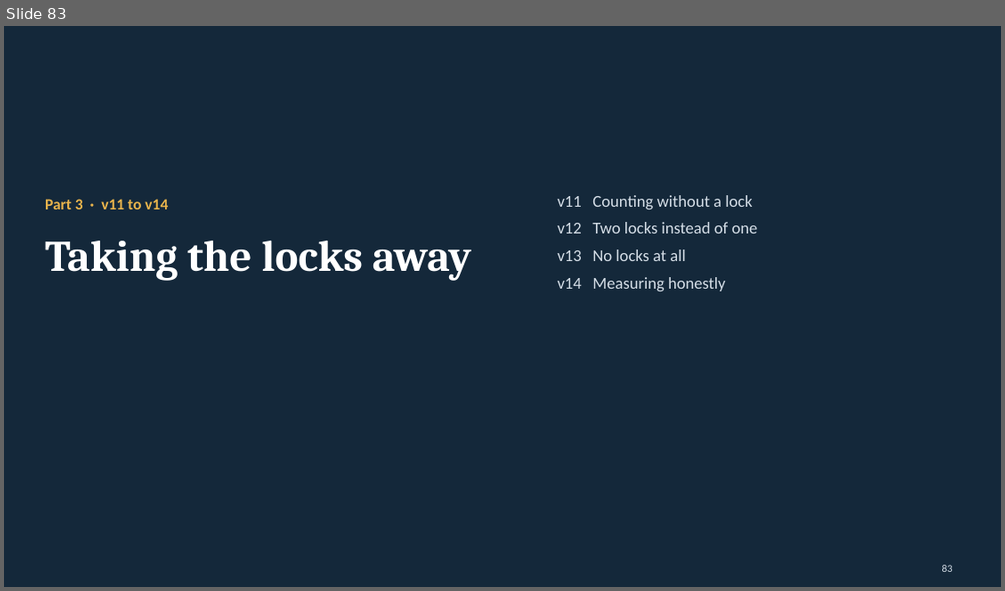
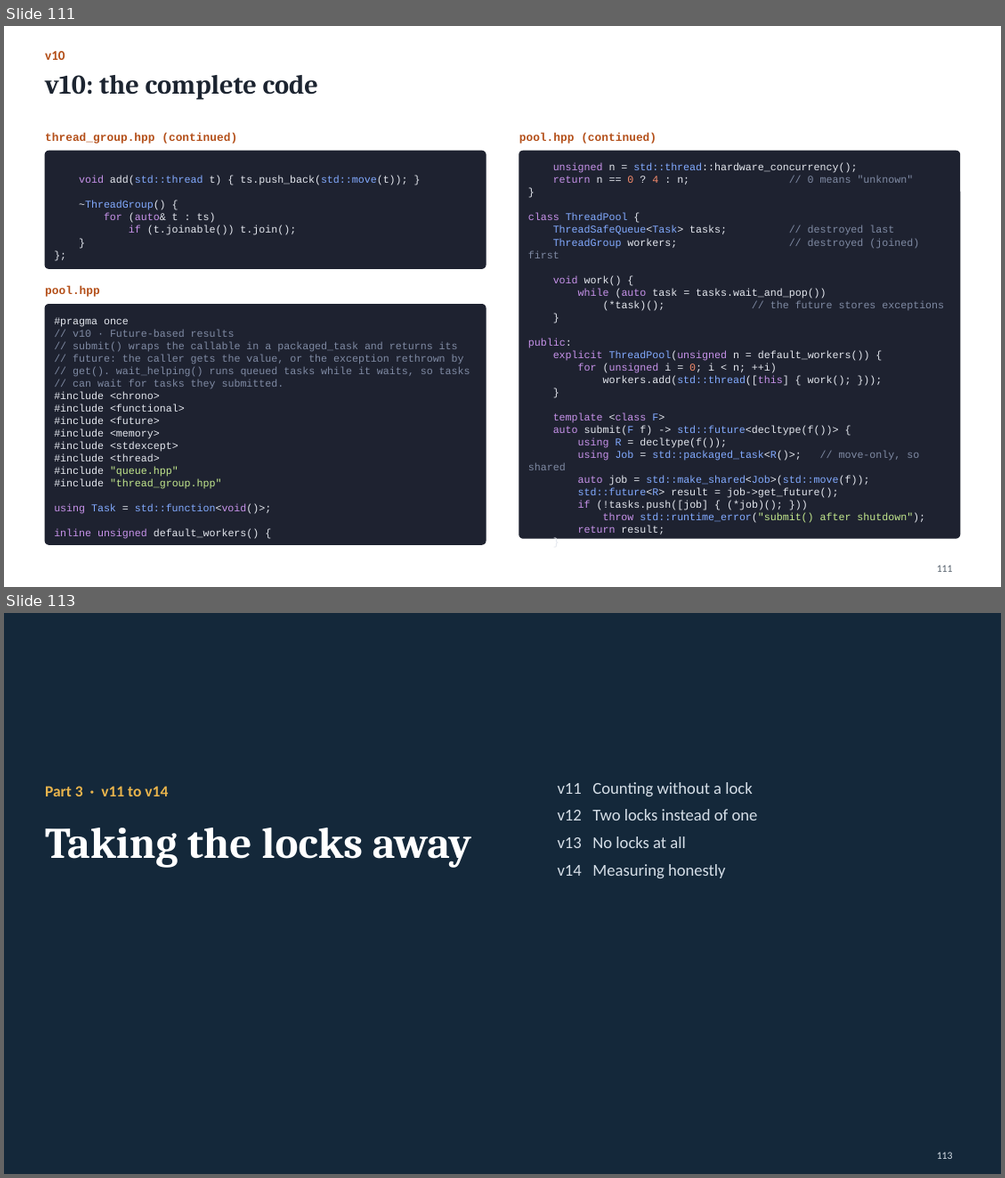
Before and after one commit to Kumarutkarsh9470/Project, a slide deck: Queue_Course.pptx. Shown one above the other, each under a label of ours: slide 83 before the commit, slides 111 and 113 after it; the slides between them are not shown. The pictures are 1005x591 and 1005x1178 pixels, drawn with LibreOffice and Linux fonts; fonts in the diff are those of the drawing. Boxes give left, top, right and bottom in pixels: in the first picture for what was removed or moved away, otherwise in the second. Text is boxed around its words. In the diff, an @@ line names an element or a change of style, - is before the commit and + after.

```diff
--- a/Queue_Course.pptx
+++ b/Queue_Course.pptx
@@ slide 111 added at (4, 26, 1001, 587), background #FFFFFF @@
@@ text added at (45, 51, 65, 60), 13 pt, text #B4501A, bold @@
+v10
@@ title added at (45, 75, 318, 100), 26 pt, text #1C2430, bold @@
+v10: the complete code
@@ text added at (45, 133, 237, 143), 11 pt, text #B4501A, bold @@
+thread_group.hpp (continued)
@@ rounded rectangle added at (45, 151, 485, 268), fill #1E2230, outline #1E2230 1 pt @@
@@ text added at (519, 133, 656, 143), 11 pt, text #B4501A, bold @@
+pool.hpp (continued)
@@ rounded rectangle added at (519, 151, 960, 539), fill #1E2230, outline #1E2230 1 pt @@
@@ text added at (79, 176, 407, 235), 10 pt, text #E4E7EE @@
+void add(std::thread t) { ts.push_back(std::move(t)); }
+~ThreadGroup() {
+for (auto& t : ts)
+if (t.joinable()) t.join();
+}
+};
@@ text added at (528, 163, 944, 534), 10 pt, text #E4E7EE @@
+unsigned n = std::thread::hardware_concurrency();
+return n == 0 ? 4 : n; // 0 means "unknown"
+}
+class ThreadPool {
+ThreadSafeQueue<Task> tasks; // destroyed last
+ThreadGroup workers; // destroyed (joined) first
+void work() {
+while (auto task = tasks.wait_and_pop())
+(*task)(); // the future stores exceptions
+}
+public:
+explicit ThreadPool(unsigned n = default_workers()) {
+for (unsigned i = 0; i < n; ++i)
+workers.add(std::thread([this] { work(); }));
+}
+template <class F>
+auto submit(F f) -> std::future<decltype(f())> {
+using R = decltype(f());
+using Job = std::packaged_task<R()>; // move-only, so shared
+auto job = std::make_shared<Job>(std::move(f));
+std::future<R> result = job->get_future();
+if (!tasks.push([job] { (*job)(); }))
+throw std::runtime_error("submit() after shutdown");
+return result;
+}
@@ text added at (45, 286, 100, 297), 11 pt, text #B4501A, bold @@
+pool.hpp
@@ rounded rectangle added at (45, 305, 485, 544), fill #1E2230, outline #1E2230 1 pt @@
@@ text added at (54, 317, 470, 539), 10 pt, text #7F8AA3 @@
+#pragma once
+// v10 · Future-based results
+// submit() wraps the callable in a packaged_task and returns its
+// future: the caller gets the value, or the exception rethrown by
+// get(). wait_helping() runs queued tasks while it waits, so tasks
+// can wait for tasks they submitted.
+#include <chrono>
+#include <functional>
+#include <future>
+#include <memory>
+#include <stdexcept>
+#include <thread>
+#include "queue.hpp"
+#include "thread_group.hpp"
+using Task = std::function<void()>;
+inline unsigned default_workers() {
@@ page number added at (937, 564, 953, 572), 10 pt, text #55606C @@
+111
@@ what was slide 83 is now slide 113 @@
@@ page number at (937, 1151, 953, 1159): text changed @@
-83
+113
```
Also in this commit, not shown: 46 other slides added, 20 other files.
